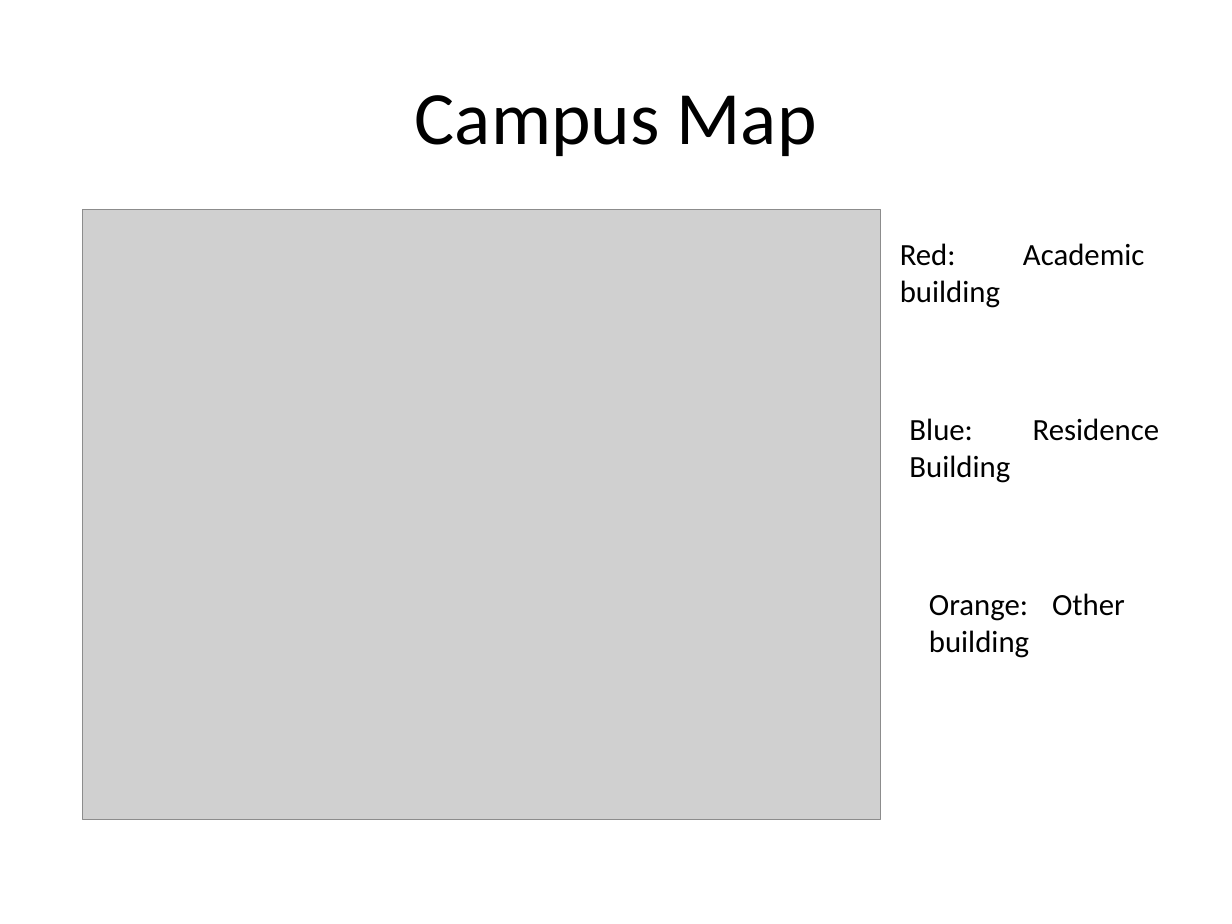
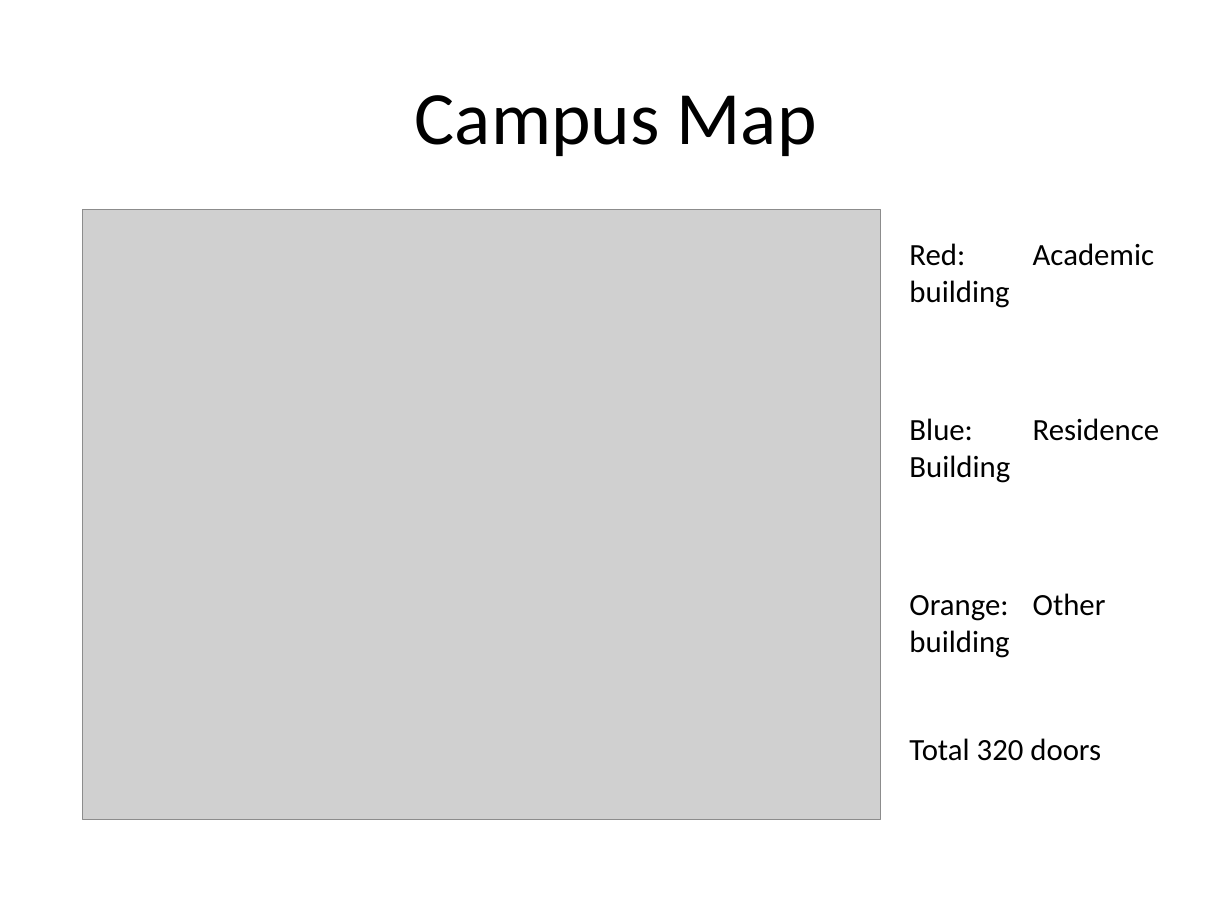
Before and after one commit to kaxi1111/SB, a slide deck: slide 6 of Final Research Presentation.pptx (slide 3 before the commit). Drawn at 1232x924 pixels with LibreOffice and Linux fonts; fonts in the diff are those of the drawing; grey boxes stand for pictures. Boxes give left, top, right and bottom in pixels: in the first picture for what was removed or moved away, otherwise in the second. Text is boxed around its words. In the diff, an @@ line names an element or a change of style, - is before the commit and + after.

```diff
--- a/Final Research Presentation.pptx
+++ b/Final Research Presentation.pptx
@@ text "Red: Academic building": place and size @@
-text "Red: Academic building" at [900,243,1144,308]
+text "Red: Academic building" at [909,243,1154,308]
@@ text "Orange: Other building": place and size @@
-text "Orange: Other building" at [929,593,1125,658]
+text "Orange: Other building" at [909,593,1106,658]
@@ text added at [909,738,1101,761], 18 pt, text #000000 @@
+        Total 320 doors
```
Also in this commit, not shown: 2 other slides changed, 9 slides added, 1 slide removed, 2 other files.
